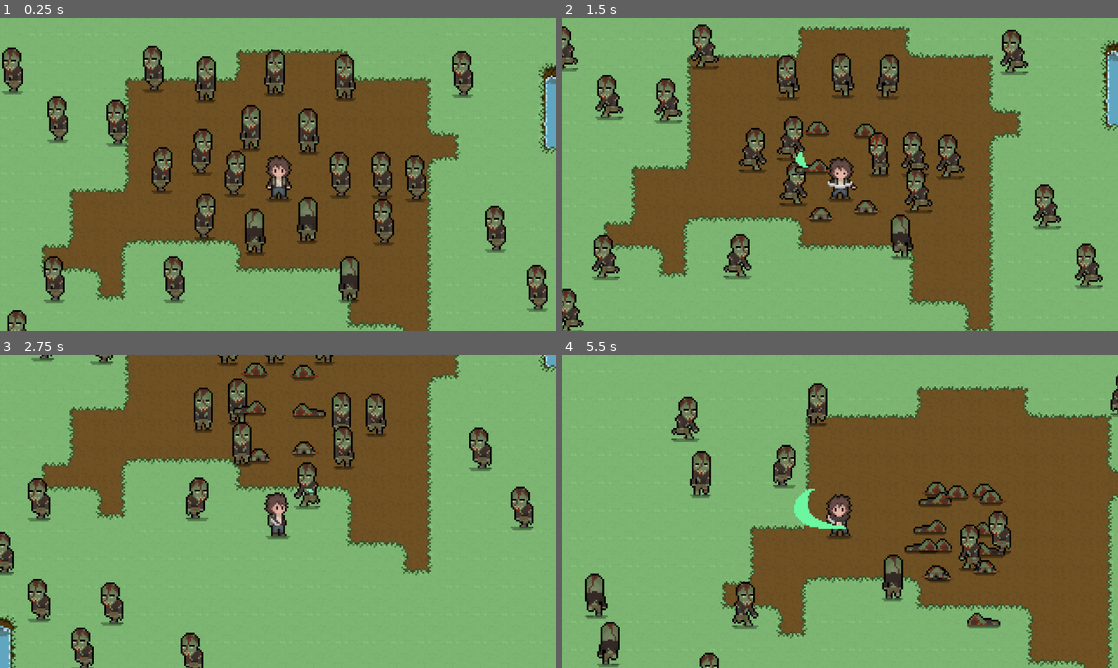
Above: before the commit, frames 1-4 (two rows, left to right).
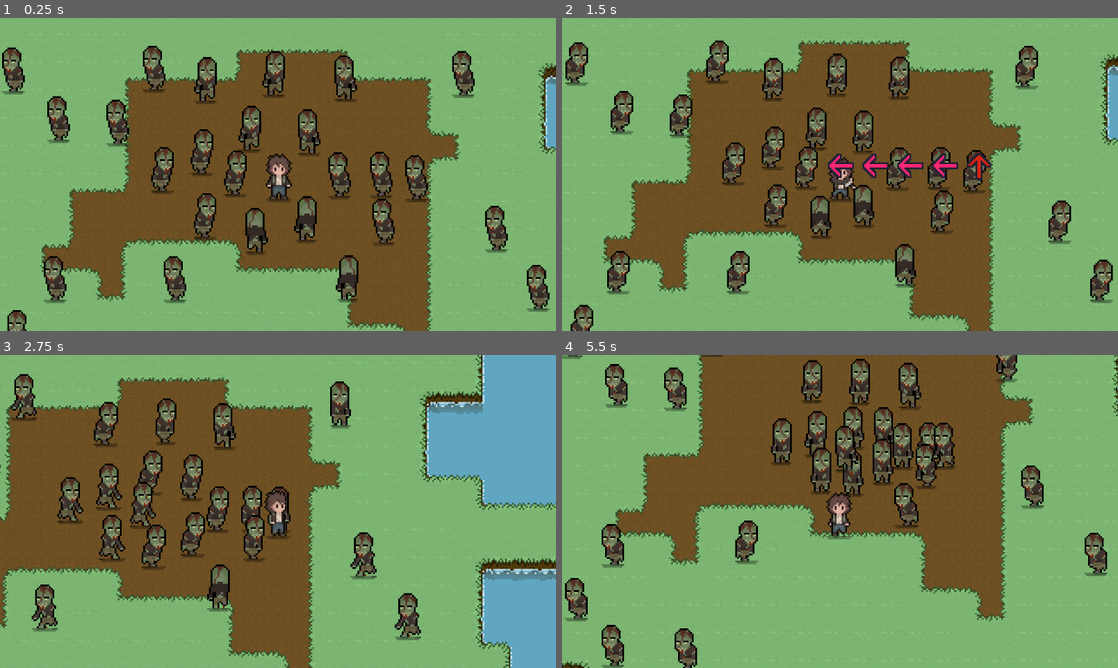
Above: after the commit, the same moments.

Repository: bonsaipropaganda/advjam2023
Game: Godot game, scene res://scenes/main.tscn
The game is run twice, just before and just after one commit, with the same random seed, the same clock (stepped at 60 frames per second) and the same inputs.
Inputs:
- Up to frame 1 (0.25 s): no input
- Up to frame 2 (1.5 s): hold D (keyboard_right) 0.53-1.28 s; hold Space (keyboard_space) 0.53-1.28 s; hold S (keyboard_down) from 1.28 s (still down); tap Space (keyboard_space) at 1.35 s
- Up to frame 3 (2.75 s): release S (keyboard_down) at 2.03 s; hold D (keyboard_right) from 2.03 s (still down); hold Space (keyboard_space) from 2.03 s (still down)
- Up to frame 4 (5.5 s): release D (keyboard_right) at 2.78 s; release Space (keyboard_space) at 2.78 s; hold W (keyboard_up) 2.78-3.53 s; tap Space (keyboard_space) at 2.85, 4.35 s; hold Space (keyboard_space) 3.53-4.28 s; hold A (keyboard_left) 3.53-5.03 s; hold S (keyboard_down) from 5.03 s (still down); hold Space (keyboard_space) from 5.03 s (still down)

The runs differ from the first frame. In frame 1, 4.2% of the frame differs, in the area x 0-99%, y 10-94%; in frame 2, 27%; in frame 3, 62%, in the area x 0-100%, y 0-100%; in frame 4, 53%.

Commit message:
ah, kinda perfected some stuff.

Diff:
--- a/AdventureJam2023/player_attack_QTE/qte.gd
+++ b/AdventureJam2023/player_attack_QTE/qte.gd
@@ -2,6 +2,9 @@
 
 
 @export var images:Array[Texture]
+
+var called:bool = false
+
 
 var qte_sequence:Array[int]
 var qte_counter:int = 0
@@ -13,9 +16,7 @@
 var qte_previous_time:float = 0
 var qte_delta_time:float = 0
 
-func _ready():
-	init_qte()
-
+var success:bool = false
 
 func _process(delta):
 	qte_delta_time_process()
@@ -23,12 +24,17 @@
 		var input:int = fetch_input()
 		qte_iter(input)
 		qte_time_out()
-	else:
+	if is_qte==false:
 		if not get_child_count()==0:
 			destroy_sprites()
 		Engine.time_scale = 1
 
+#export functions!!!
+func is_success()->bool:
+	return success
 
+func reset()->void:
+	success = false
 
 ##############################################
 func fetch_input()->int:
@@ -42,18 +48,19 @@
 	if Input.is_action_just_pressed("keyboard_down"):
 		return 3
 	if Input.is_action_just_pressed("keyboard_space"):
-		return 4
+		return -1
 	return ret_val
 
 
 func qte_iter(input:int) -> void:
-	if input < 0:
+	if input < 0 or not is_qte:
 		return
 	if input == qte_sequence[qte_counter]:
 		qte_timer = qte_reset_timer
 		qte_counter += 1
 		if qte_counter == qte_sequence.size():
 			is_qte = false
+			success = true
 		sprite_shift()
 	else:
 		is_qte = false
@@ -61,7 +68,7 @@
 func sprite_shift():
 	for i in range(get_child_count()):
 		var sprite_stuff:Object = get_child(i)
-		sprite_stuff.global_position.x -= 20
+		sprite_stuff.position.x -= 20
 
 
 
@@ -81,21 +88,23 @@
 
 func destroy_sprites()->void:
 	for i in range(get_child_count()):
-		print("CRAPPP")
 		get_child(i).queue_free()
+	Engine.time_scale = 1
 
 ##############################################
 func init_qte() -> void:
+	is_qte = true
 	qte_sequence = sequence(5)
 	spawn_qte_sprites()
 	Engine.time_scale = 0.0
-	is_qte = true
+	qte_timer = qte_reset_timer
+	qte_counter = 0
 
 
 func sequence(max_len:int)->Array[int]:
 	var seq:Array[int]
 	for i in range(max_len):
-		var value:int = randi_range(0, images.size() - 1)
+		var value:int = randi_range(0, images.size() - 2)
 		seq.append(value)
 	return seq
 
--- a/AdventureJam2023/scripts/player.gd
+++ b/AdventureJam2023/scripts/player.gd
@@ -40,7 +40,7 @@
 #getting all the input from the player!!!
 func user_input() -> Dictionary:
 	var input_direction:Vector2 = Input.get_vector("keyboard_left", "keyboard_right", "keyboard_up", "keyboard_down")
-	var slash:bool = Input.is_action_pressed("keyboard_space")
+	var slash:bool = Input.is_action_just_pressed("keyboard_space")
 
 	return {"input_direction":input_direction, "slash":slash}
 
@@ -55,9 +55,13 @@
 
 #is da player slashing???. bring the slash thingy from the edge of the map and make it visible
 func slash(is_slashing:bool) -> void:
-	if is_slashing:
+	if is_slashing and $qte.is_qte==false:
+		$qte.init_qte()
+
+	if $qte.is_success():
 		sword.set_visible(true)
 		sword.position = Vector2(0,0)
+		$qte.reset()
 
 
 
